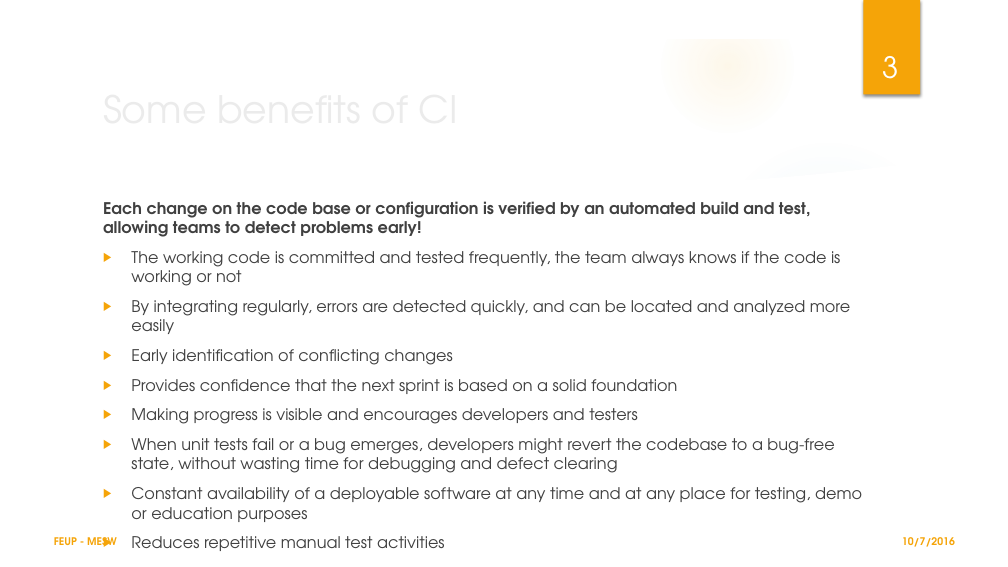
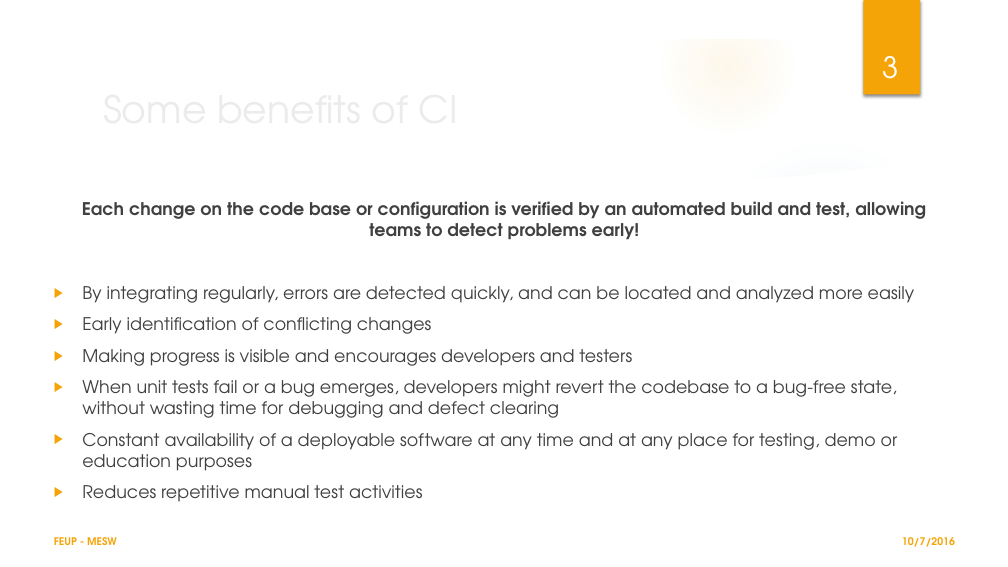
Before and after one commit to LESTeamC/CONTINUOUS_INTEGRATION, a slide deck: slide 3 of CI_TEAMC.pptx. Drawn at 1008x567 pixels with LibreOffice and Linux fonts; fonts in the diff are those of the drawing; background and template pictures are left out. Boxes give left, top, right and bottom in pixels: in the first picture for what was removed or moved away, otherwise in the second. Text is boxed around its words. In the diff, an @@ line names an element or a change of style, - is before the commit and + after.

```diff
--- a/CI_TEAMC.pptx
+++ b/CI_TEAMC.pptx
@@ text "Each change on the code ...": place and size @@
-text "Each change on the code ..." at (103,201,862,522)
+text "Each change on the code ..." at (82,201,926,502)
@@ text "Each change on the code ..." at (82,201,926,502): size 15.3 to 16.6 pt; alignment left to centre @@
@@ text at (131,251,840,286): paragraph removed @@
-▶ The working code is committed and tested frequently, the team always knows if the code is working or not
@@ text at (131,379,677,394): paragraph removed @@
-▶ Provides confidence that the next sprint is based on a solid foundation
```
Also in this commit, not shown: 6 other slides changed, 4 slides added, 1 slide removed.
